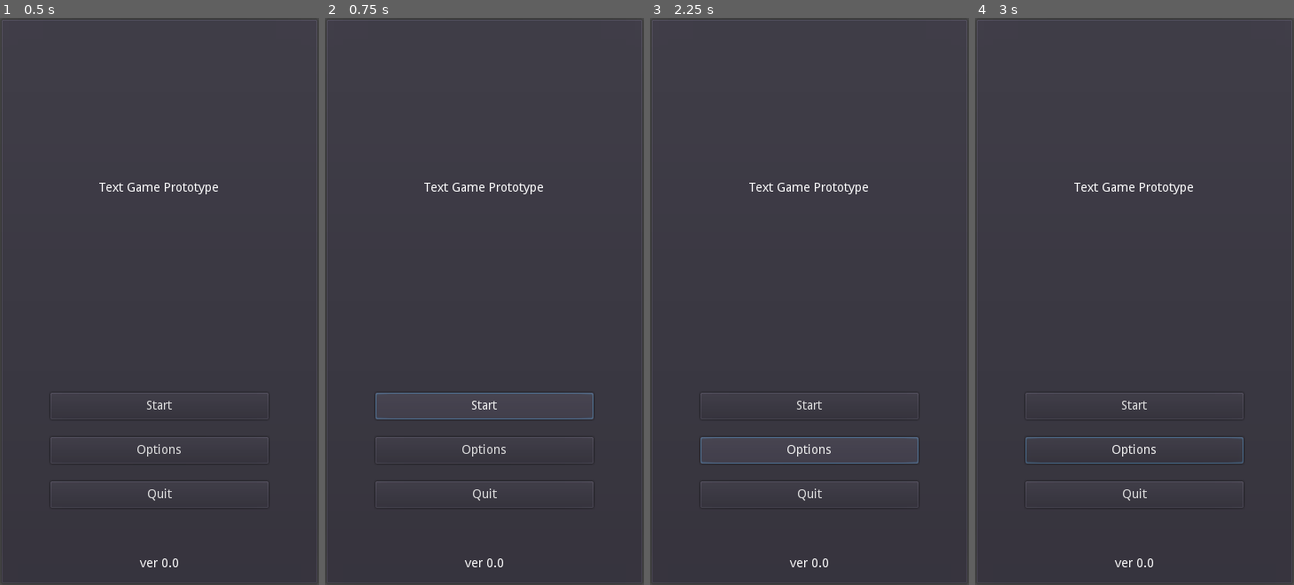
Above: before the commit, frames 1-4 (left to right).
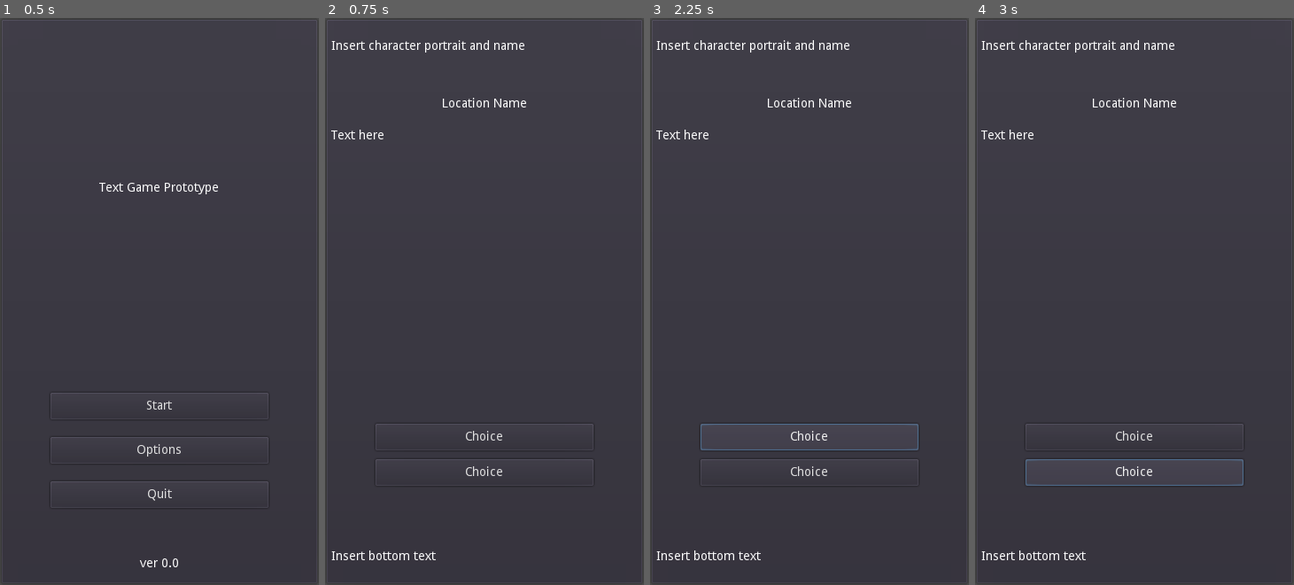
Above: after the commit, the same moments.

Repository: philipuriarte/A-Churchyard-of-Orphans
Game: Godot game, scene res://scenes/main.tscn
The game is run twice, just before and just after one commit, with the same random seed, the same clock (stepped at 60 frames per second) and the same inputs.
Inputs (mouse positions are in pixels of both pictures, inside the frame that each line leads up to):
- Up to frame 1 (0.5 s): no input
- Up to frame 2 (0.75 s): click "Start" at 0.5 s
- Up to frame 3 (2.25 s): click (809, 403) at 1.25 s, where only the run before the commit has a clickable "Start"; click (809, 437) at 2 s, where only the run after the commit has a clickable "Choice"
- Up to frame 4 (3 s): click (1134, 471) at 2.75 s, where only the run after the commit has a clickable "Choice"

Frame 1 is identical in both runs. In frame 2, 2.4% of the frame differs, in the area x 1-85%, y 3-97%; in frame 3, 2.7%; in frame 4, 2.6%.

Commit message:
Add logic to StartButton pressed signal

Diff:
--- a/logic/title_screen.gd
+++ b/logic/title_screen.gd
@@ -3,6 +3,5 @@
 func _ready() -> void:
 	pass
 
-
 func _on_StartButton_pressed() -> void:
-	pass # Replace with function body.
+	get_tree().change_scene("res://scenes/game_screen.tscn")
--- a/scenes/title_screen.tscn
+++ b/scenes/title_screen.tscn
@@ -80,3 +80,5 @@
 margin_bottom = 606.0
 text = "ver 0.0"
 align = 1
+
+[connection signal="pressed" from="MarginContainer/MainContainer/ButtonsMargin/ButtonsContainer/StartButton" to="." method="_on_StartButton_pressed"]
